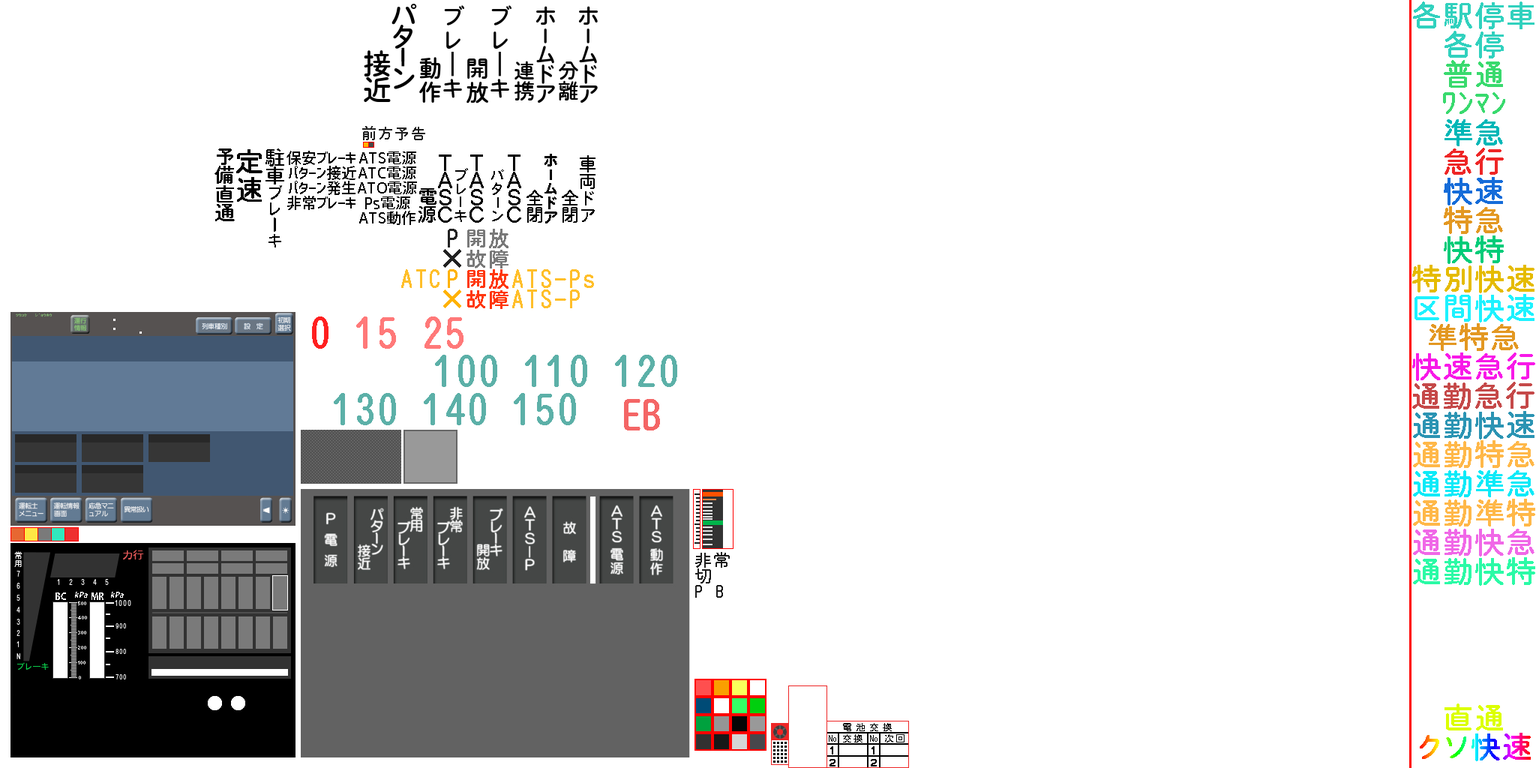
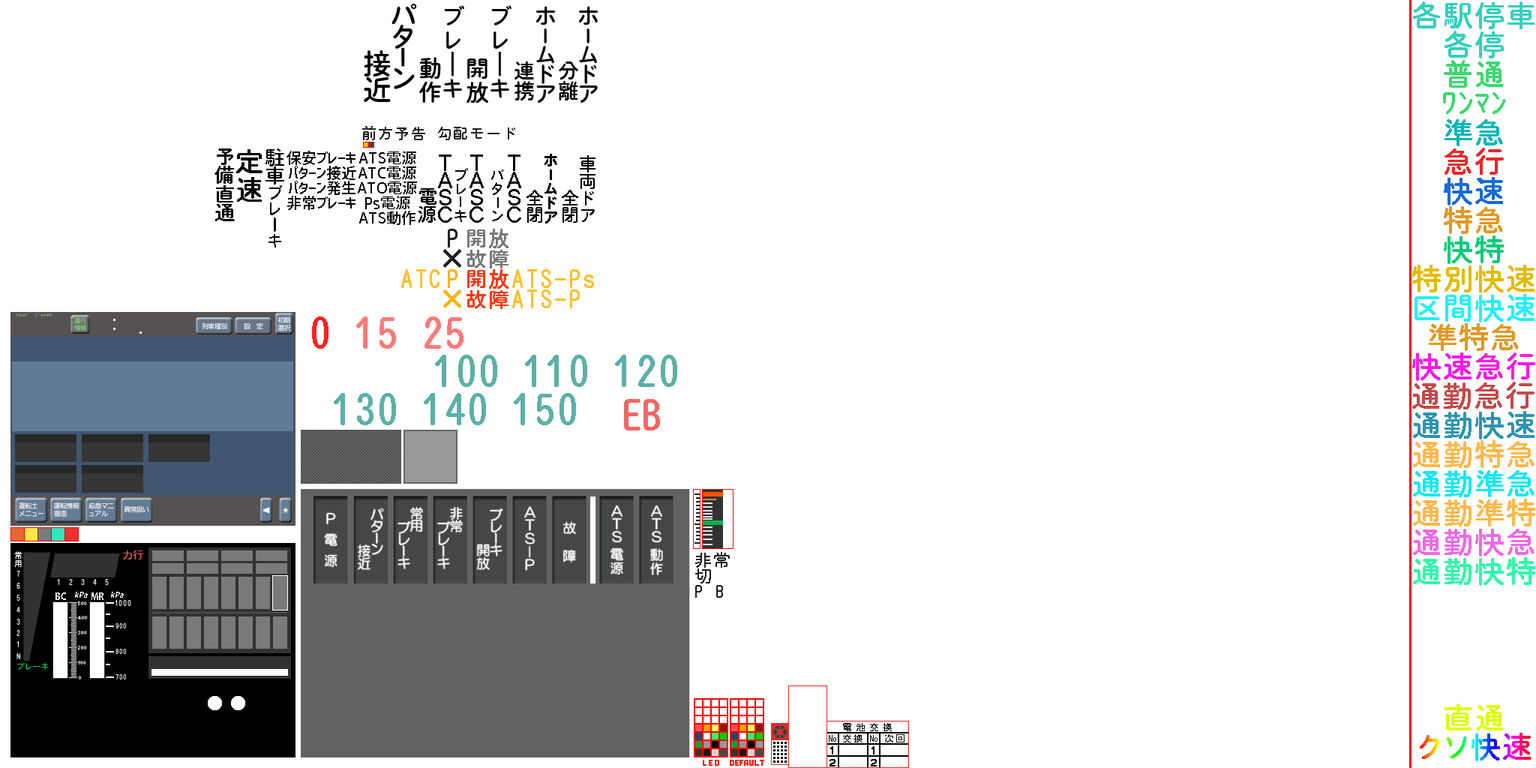
Before/after of a 1536x768 layered artwork. What changed in the layer stack:
renamed "前方予告 ..." to "前方予告 勾配モード ...", painted on it over [437, 126, 516, 141]
painted on "layer1" over [693, 678, 767, 766]
